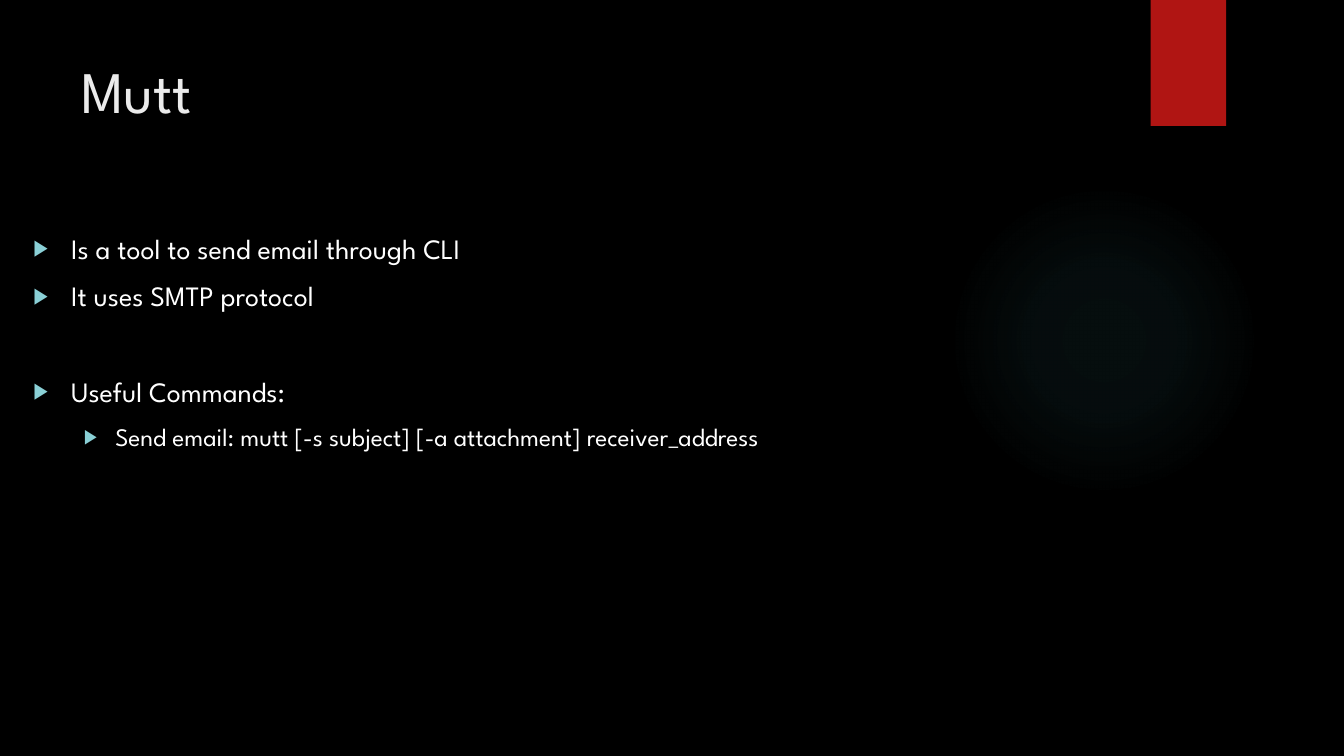
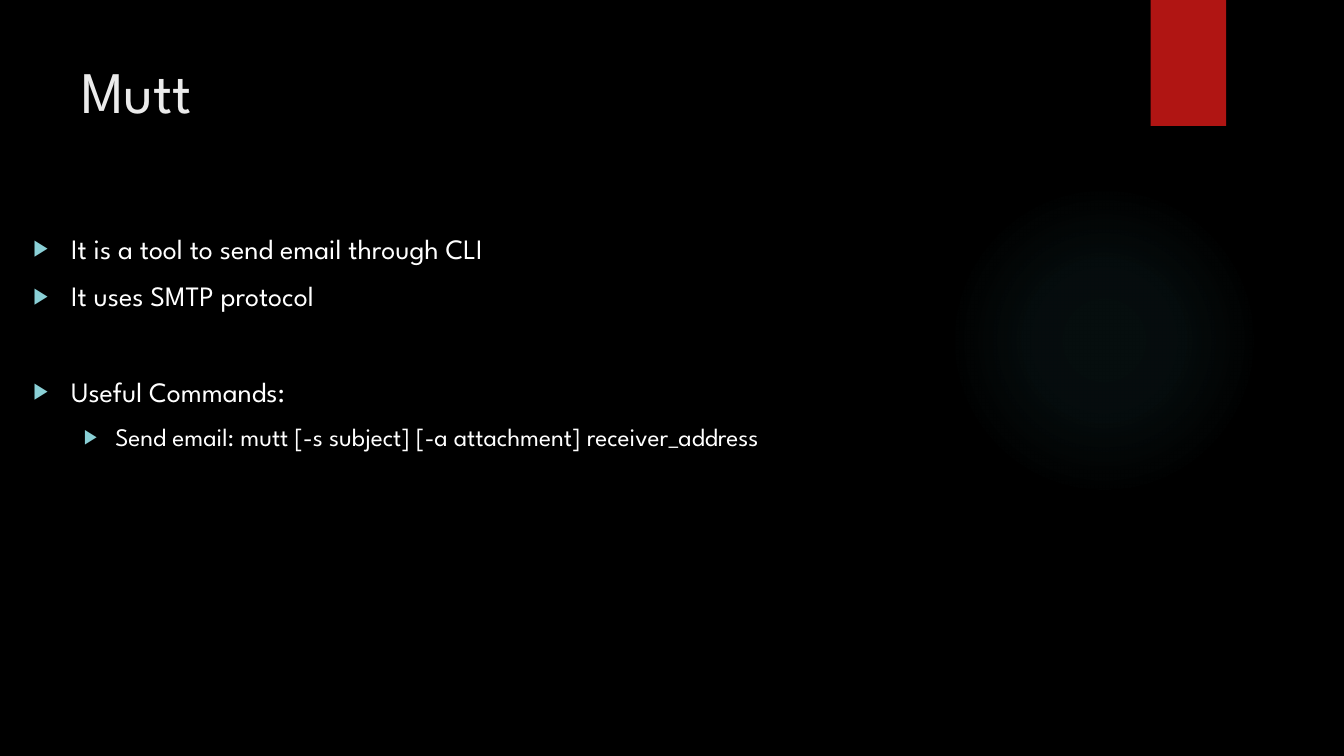
Before and after one commit to DeMaCS-UNICAL/NetworkSecurity, a slide deck: slide 10 of esercitazioni/Laboratory_22-23/Session_2/Lab_02_Slides.pptx. Drawn at 1344x756 pixels with LibreOffice and Linux fonts; fonts in the diff are those of the drawing; background and template pictures are left out. Boxes give left, top, right and bottom in pixels: in the first picture for what was removed or moved away, otherwise in the second. Text is boxed around its words. In the diff, an @@ line names an element or a change of style, - is before the commit and + after.

```diff
--- a/esercitazioni/Laboratory_22-23/Session_2/Lab_02_Slides.pptx
+++ b/esercitazioni/Laboratory_22-23/Session_2/Lab_02_Slides.pptx
@@ text at (71,239,483,265): text changed @@
-▶ Is a tool to send email through CLI
+▶ It is a tool to send email through CLI
```
Also in this commit, not shown: 7 other slides changed, 2 slides removed, 1 other file.
